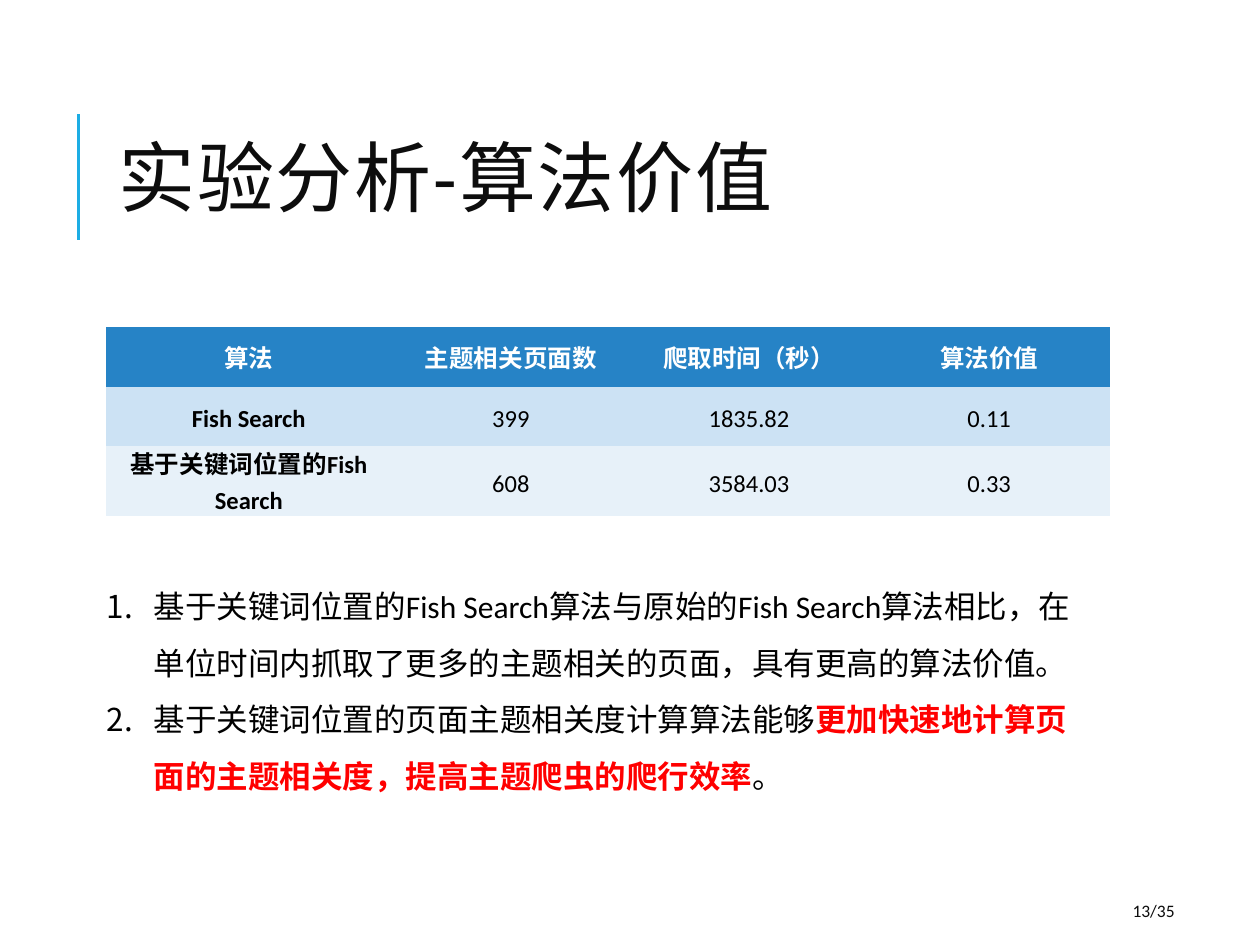
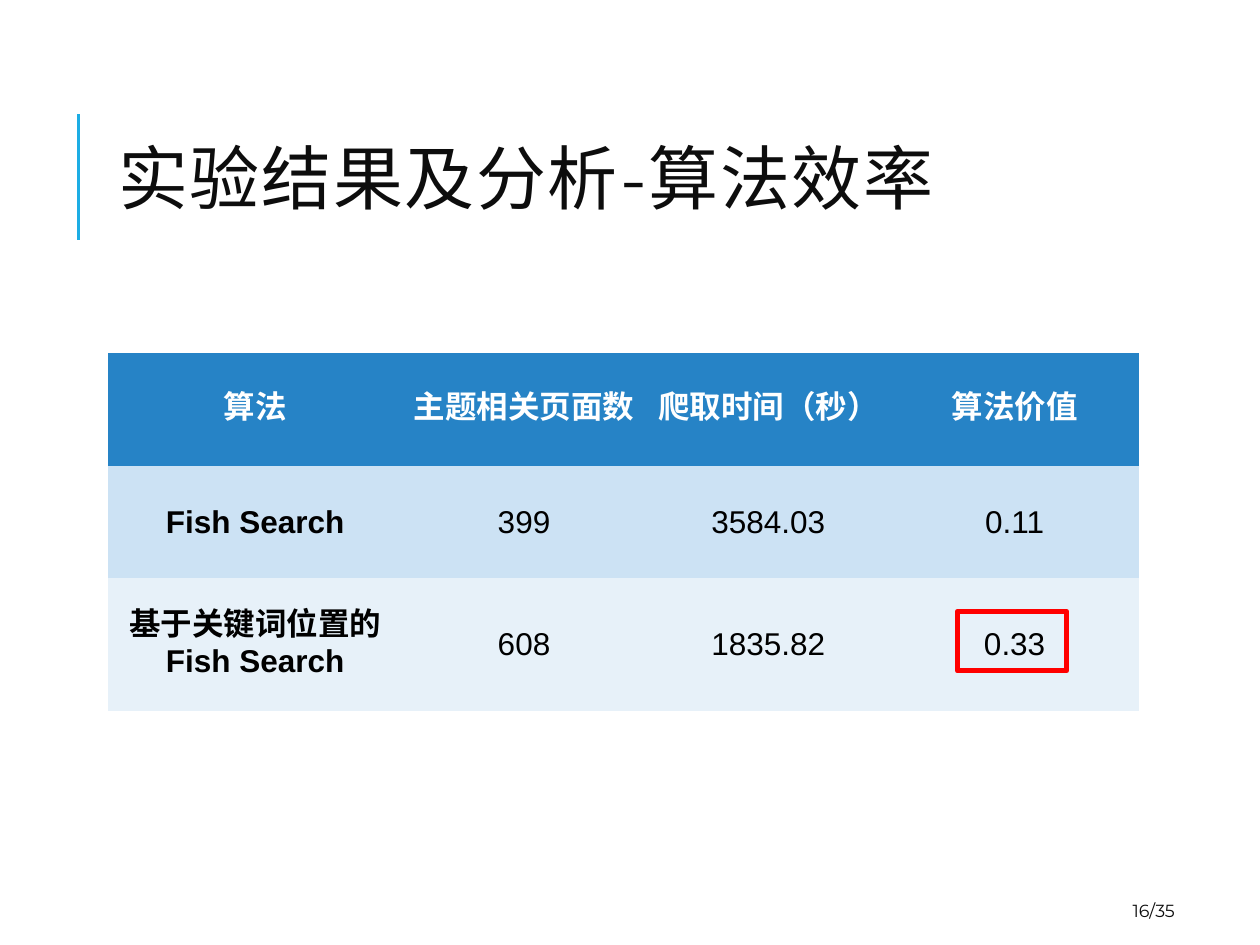
Before and after one commit to winniehajing/paper, a slide deck: slide 16 of 2012223040119-Defense-20150515-goahead.pptx (slide 13 before the commit). Drawn at 1260x945 pixels with LibreOffice and Linux fonts; fonts in the diff are those of the drawing. Boxes give left, top, right and bottom in pixels: in the first picture for what was removed or moved away, otherwise in the second. Text is boxed around its words. In the diff, an @@ line names an element or a change of style, - is before the commit and + after.

```diff
--- a/2012223040119-Defense-20150515-goahead.pptx
+++ b/2012223040119-Defense-20150515-goahead.pptx
@@ title at [118, 145, 933, 210]: text changed; size 44 to 40 pt; font Calibri to Montserrat @@
-实验分析-算法价值
+实验结果及分析-算法效率
@@ table at [108, 354, 1139, 711] @@
-row 2, column 3: 1835.82
+row 2, column 3: 3584.03
-row 3, column 3: 3584.03
+row 3, column 3: 1835.82
@@ size 14 to 18 pt, font Calibri to Arial in "算法", "主题相关页面数", "爬取时间（秒）", "算法价值" and 6 more places @@
@@ table: place and size @@
-table at [106, 328, 1110, 517]
+table at [108, 354, 1139, 711]
@@ text removed at [154, 591, 1071, 793] @@
-1. 基于关键词位置的Fish Search算法与原始的Fish Search算法相比，在单位时间内抓取了更多的主题相关的页面，具有更高的算法价值。
-2. 基于关键词位置的页面主题相关度计算算法能够更加快速地计算页面的主题相关度，提高主题爬虫的爬行效率。
@@ rectangle added at [958, 611, 1067, 670], outline #FF0000 3 pt @@
@@ page number at [1133, 902, 1175, 919]: text changed; font Calibri to Montserrat @@
-13/35
+16/35
```
Also in this commit, not shown: 27 other slides changed, 13 slides added, 3 slides removed, 2 other files.
